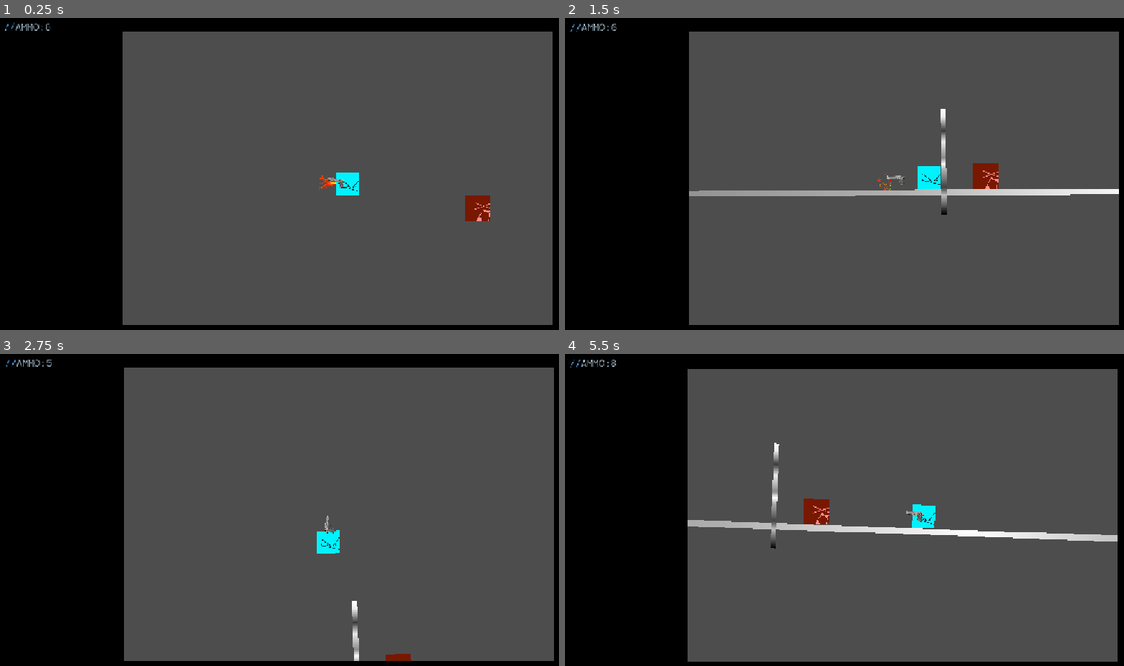
Above: before the commit, frames 1-4 (two rows, left to right).
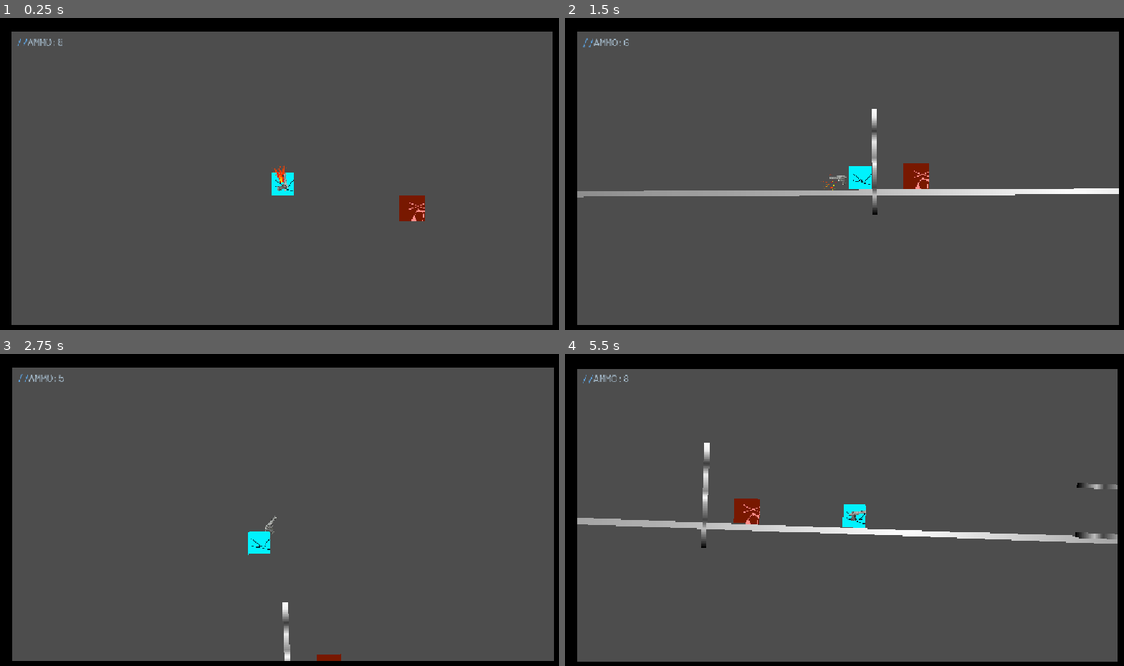
Above: after the commit, the same moments.

Repository: MemeCake789/RETCON
Game: Godot game, scene res://Scenes/root.tscn
The game is run twice, just before and just after one commit, with the same random seed, the same clock (stepped at 60 frames per second) and the same inputs.
Inputs (mouse positions are in pixels of both pictures, inside the frame that each line leads up to):
- Up to frame 1 (0.25 s): no input
- Up to frame 2 (1.5 s): move the mouse to (973, 161) at 0.52 s; press the mouse at (973, 161) at 0.53 s; hold D (Move_Right) from 0.53 s (still down); tap W (Jump) at 0.77 s; move the mouse to (732, 195) at 1.27 s; release the mouse at (732, 195) at 1.28 s; click (732, 195) at 1.35 s
- Up to frame 3 (2.75 s): tap W (Jump) at 1.52 s; move the mouse to (340, 444) at 2.02 s; release D (Move_Right) at 2.03 s; press the mouse at (340, 444) at 2.03 s; hold Left (Move_Left) from 2.03 s (still down)
- Up to frame 4 (5.5 s): move the mouse to (816, 578) at 2.77 s; release Left (Move_Left) at 2.78 s; release the mouse at (816, 578) at 2.78 s; hold D (Move_Right) 2.78-4.28 s; click (816, 578) at 2.85 s; tap W (Jump) at 3.02, 3.77, 4.52 s; move the mouse to (1017, 563) at 3.52 s; press the mouse at (1017, 563) at 3.53 s; tap R (Reload) at 4.15 s; move the mouse to (676, 466) at 4.27 s; release the mouse at (676, 466) at 4.28 s; hold Left (Move_Left) 4.28-5.03 s; click (676, 466) at 4.35 s; tap 1 (Inventory_01, bound only after the commit) at 4.9 s; move the mouse to (878, 513) at 5.02 s; press the mouse at (878, 513) at 5.03 s; hold D (Move_Right) from 5.03 s (still down)

The runs differ from the first frame. In frame 1, 20% of the frame differs, in the area x 0-88%, y 1-99%; in frame 2, 21%; in frame 3, 20%; in frame 4, 22%, in the area x 0-99%, y 1-99%.

Commit message:
Inventory slots

Diff:
--- /dev/null
+++ b/Scenes/InventoryUI.tscn
@@ -0,0 +1,72 @@
+[gd_scene load_steps=5 format=3 uid="uid://cy1hqx8d3bd7x"]
+
+[ext_resource type="Script" path="res://Scripts/InventoryUI.gd" id="1_wly8d"]
+[ext_resource type="StyleBox" uid="uid://bpicell272e2y" path="res://Scenes/UI/slot_normal.tres" id="2_c4j8s"]
+
+[sub_resource type="StyleBoxEmpty" id="StyleBoxEmpty_m8k1n"]
+
+[node name="InventoryUI" type="CanvasLayer"]
+script = ExtResource("1_wly8d")
+
+[node name="MarginContainer" type="MarginContainer" parent="."]
+anchors_preset = 7
+anchor_left = 0.5
+anchor_top = 1.0
+anchor_right = 0.5
+anchor_bottom = 1.0
+offset_left = -100.0
+offset_top = -80.0
+offset_right = 100.0
+offset_bottom = -20.0
+grow_horizontal = 2
+grow_vertical = 0
+
+[node name="HBoxContainer" type="HBoxContainer" parent="MarginContainer"]
+layout_mode = 2
+size_flags_horizontal = 4
+theme_override_constants/separation = 10
+
+[node name="Slot1" type="Panel" parent="MarginContainer/HBoxContainer"]
+custom_minimum_size = Vector2(60, 60)
+layout_mode = 2
+theme_override_styles/panel = ExtResource("2_c4j8s")
+
+[node name="TextureRect" type="TextureRect" parent="MarginContainer/HBoxContainer/Slot1"]
+layout_mode = 1
+anchors_preset = 15
+anchor_right = 1.0
+anchor_bottom = 1.0
+grow_horizontal = 2
+grow_vertical = 2
+expand_mode = 1
+stretch_mode = 5
+
+[node name="Slot2" type="Panel" parent="MarginContainer/HBoxContainer"]
+custom_minimum_size = Vector2(60, 60)
+layout_mode = 2
+theme_override_styles/panel = ExtResource("2_c4j8s")
+
+[node name="TextureRect" type="TextureRect" parent="MarginContainer/HBoxContainer/Slot2"]
+layout_mode = 1
+anchors_preset = 15
+anchor_right = 1.0
+anchor_bottom = 1.0
+grow_horizontal = 2
+grow_vertical = 2
+expand_mode = 1
+stretch_mode = 5
+
+[node name="Slot3" type="Panel" parent="MarginContainer/HBoxContainer"]
+custom_minimum_size = Vector2(60, 60)
+layout_mode = 2
+theme_override_styles/panel = ExtResource("2_c4j8s")
+
+[node name="TextureRect" type="TextureRect" parent="MarginContainer/HBoxContainer/Slot3"]
+layout_mode = 1
+anchors_preset = 15
+anchor_right = 1.0
+anchor_bottom = 1.0
+grow_horizontal = 2
+grow_vertical = 2
+expand_mode = 1
+stretch_mode = 5
--- /dev/null
+++ b/Scenes/UI/slot_normal.tres
@@ -0,0 +1,13 @@
+[gd_resource type="StyleBoxFlat" format=3 uid="uid://bpicell272e2y"]
+
+[resource]
+bg_color = Color(0.1, 0.1, 0.1, 0.8)
+border_width_left = 2
+border_width_top = 2
+border_width_right = 2
+border_width_bottom = 2
+border_color = Color(0.3, 0.3, 0.3, 1)
+corner_radius_top_left = 5
+corner_radius_top_right = 5
+corner_radius_bottom_right = 5
+corner_radius_bottom_left = 5
--- /dev/null
+++ b/Scenes/UI/slot_selected.tres
@@ -0,0 +1,13 @@
+[gd_resource type="StyleBoxFlat" format=3 uid="uid://c6f2w2f2w2f2w"]
+
+[resource]
+bg_color = Color(0.1, 0.1, 0.1, 0.8)
+border_width_left = 3
+border_width_top = 3
+border_width_right = 3
+border_width_bottom = 3
+border_color = Color(1, 1, 1, 1)
+corner_radius_top_left = 5
+corner_radius_top_right = 5
+corner_radius_bottom_right = 5
+corner_radius_bottom_left = 5
--- /dev/null
+++ b/Scenes/Weapon/AK-47/AK47.gd
@@ -0,0 +1,41 @@
+extends GunBehavior
+
+const FIRE_RATE			= 0.1  # Time between shots in seconds (600 RPM)
+
+var fire_timer: float = 0.0
+
+
+func _ready() -> void:
+	# damage = 50.0
+	# recoil_offset = Vector2(-35, 0)
+	# rotation_speed = 0.5
+	mag_size = 8
+
+	current_ammo = mag_size
+	total_ammo = 40
+
+
+
+func _process(_delta: float) -> void:
+
+	UpdateGunVisuals(get_global_mouse_position())
+
+	# Decrease fire timer
+	if fire_timer > 0:
+		fire_timer -= _delta
+
+	# Automatic firing while holding shoot button
+	if Input.is_action_pressed("Shoot") and fire_timer <= 0:
+		shoot()
+		fire_timer = FIRE_RATE
+
+	if Input.is_action_just_pressed("Reload"):
+		reload()
+
+
+func shoot() -> void:
+	PerformShoot()
+
+
+func reload() -> void:
+	PerformReload()
--- /dev/null
+++ b/Scenes/Weapon/AK-47/AK47.tres
@@ -0,0 +1,9 @@
+[gd_resource type="Resource" script_class="GunData" load_steps=2 format=3 uid="uid://djlt1k5sbgbja"]
+
+[ext_resource type="Script" uid="uid://cwxhmeu736oma" path="res://Scripts/GunData.gd" id="1_1iwqx"]
+
+[resource]
+script = ExtResource("1_1iwqx")
+current_ammo = 25
+max_ammo = 25
+damage = 50.0
--- /dev/null
+++ b/Scenes/Weapon/AK-47/AK47.tscn
@@ -0,0 +1,121 @@
+[gd_scene load_steps=9 format=3 uid="uid://b3w5vwrmx2cwi"]
+
+[ext_resource type="Script" uid="uid://dgfwtdddabe17" path="res://Scenes/Weapon/AK-47/AK47.gd" id="1_fedru"]
+[ext_resource type="Texture2D" uid="uid://ynkcm2ppo741" path="res://Assets/basic_gun_flash.png" id="2_8d20p"]
+[ext_resource type="Resource" uid="uid://djlt1k5sbgbja" path="res://Scenes/Weapon/AK-47/AK47.tres" id="2_8mwuv"]
+[ext_resource type="Texture2D" uid="uid://cu06xdv8dpy8j" path="res://Scenes/Weapon/AK-47/Ak47.png" id="3_2grw7"]
+
+[sub_resource type="Animation" id="Animation_r3lo5"]
+length = 0.001
+tracks/0/type = "value"
+tracks/0/imported = false
+tracks/0/enabled = true
+tracks/0/path = NodePath("Gun_Flash:frame")
+tracks/0/interp = 1
+tracks/0/loop_wrap = true
+tracks/0/keys = {
+"times": PackedFloat32Array(0),
+"transitions": PackedFloat32Array(1),
+"update": 1,
+"values": [0]
+}
+tracks/1/type = "value"
+tracks/1/imported = false
+tracks/1/enabled = true
+tracks/1/path = NodePath("Gun_Flash:visible")
+tracks/1/interp = 1
+tracks/1/loop_wrap = true
+tracks/1/keys = {
+"times": PackedFloat32Array(0),
+"transitions": PackedFloat32Array(1),
+"update": 1,
+"values": [true]
+}
+tracks/2/type = "value"
+tracks/2/imported = false
+tracks/2/enabled = true
+tracks/2/path = NodePath("GunSprite:rotation")
+tracks/2/interp = 1
+tracks/2/loop_wrap = true
+tracks/2/keys = {
+"times": PackedFloat32Array(0),
+"transitions": PackedFloat32Array(1),
+"update": 0,
+"values": [0.0]
+}
+
+[sub_resource type="Animation" id="Animation_dun2r"]
+resource_name = "gun_flash"
+tracks/0/type = "value"
+tracks/0/imported = false
+tracks/0/enabled = true
+tracks/0/path = NodePath("Gun_Flash:frame")
+tracks/0/interp = 1
+tracks/0/loop_wrap = true
+tracks/0/keys = {
+"times": PackedFloat32Array(0, 0.02, 0.04, 0.06),
+"transitions": PackedFloat32Array(1, 1, 1, 1),
+"update": 1,
+"values": [0, 1, 2, 3]
+}
+tracks/1/type = "value"
+tracks/1/imported = false
+tracks/1/enabled = true
+tracks/1/path = NodePath("Gun_Flash:visible")
+tracks/1/interp = 1
+tracks/1/loop_wrap = true
+tracks/1/keys = {
+"times": PackedFloat32Array(0, 0.166667),
+"transitions": PackedFloat32Array(1, 1),
+"update": 1,
+"values": [true, false]
+}
+
+[sub_resource type="Animation" id="Animation_a6f85"]
+resource_name = "reload"
+tracks/0/type = "value"
+tracks/0/imported = false
+tracks/0/enabled = true
+tracks/0/path = NodePath("GunSprite:rotation")
+tracks/0/interp = 2
+tracks/0/loop_wrap = true
+tracks/0/keys = {
+"times": PackedFloat32Array(0, 1),
+"transitions": PackedFloat32Array(0.35, 1),
+"update": 0,
+"values": [0.0, 6.2831855]
+}
+
+[sub_resource type="AnimationLibrary" id="AnimationLibrary_qtxxq"]
+_data = {
+&"RESET": SubResource("Animation_r3lo5"),
+&"gun_flash": SubResource("Animation_dun2r"),
+&"reload": SubResource("Animation_a6f85")
+}
+
+[node name="AK47" type="Node2D"]
+script = ExtResource("1_fedru")
+gun_data = ExtResource("2_8mwuv")
+
+[node name="Gun_Flash" type="Sprite2D" parent="."]
+position = Vector2(61.12395, -5.94524)
+scale = Vector2(0.34500003, 0.34500003)
+texture = ExtResource("2_8d20p")
+offset = Vector2(51.812622, -1.8660126)
+hframes = 4
+
+[node name="RayCast2D" type="RayCast2D" parent="."]
+unique_name_in_owner = true
+position = Vector2(62.224503, -6.5890217)
+scale = Vector2(0.03, 0.03)
+target_position = Vector2(20000, -17.183)
+
+[node name="AnimationPlayer" type="AnimationPlayer" parent="."]
+libraries = {
+&"": SubResource("AnimationLibrary_qtxxq")
+}
+
+[node name="GunSprite" type="Sprite2D" parent="."]
+position = Vector2(22, -1)
+scale = Vector2(0.06784015, 0.06784016)
+texture = ExtResource("3_2grw7")
--- /dev/null
+++ b/Scenes/Weapon/Deagle/Deagle.tres
@@ -0,0 +1,9 @@
+[gd_resource type="Resource" script_class="GunData" load_steps=2 format=3 uid="uid://bsexbf8v03khp"]
+
+[ext_resource type="Script" uid="uid://cwxhmeu736oma" path="res://Scripts/GunData.gd" id="1_4xf34"]
+
+[resource]
+script = ExtResource("1_4xf34")
+current_ammo = 8
+max_ammo = 8
+damage = 20.0
--- /dev/null
+++ b/Scenes/Weapon/Deagle/deagle.tscn
@@ -0,0 +1,121 @@
+[gd_scene load_steps=9 format=3 uid="uid://b1vtax7v2vspk"]
+
+[ext_resource type="Script" uid="uid://bayjss82pbpyw" path="res://Scenes/Weapon/Deagle/Deagle.gd" id="1_5et70"]
+[ext_resource type="Texture2D" uid="uid://ynkcm2ppo741" path="res://Assets/basic_gun_flash.png" id="2_1kusj"]
+[ext_resource type="Resource" uid="uid://bsexbf8v03khp" path="res://Scenes/Weapon/Deagle/Deagle.tres" id="2_dokd0"]
+[ext_resource type="Texture2D" uid="uid://bbp27wyacj15g" path="res://Scenes/Weapon/Deagle/Deagle.webp" id="3_cttvi"]
+
+[sub_resource type="Animation" id="Animation_r3lo5"]
+length = 0.001
+tracks/0/type = "value"
+tracks/0/imported = false
+tracks/0/enabled = true
+tracks/0/path = NodePath("Gun_Flash:frame")
+tracks/0/interp = 1
+tracks/0/loop_wrap = true
+tracks/0/keys = {
+"times": PackedFloat32Array(0),
+"transitions": PackedFloat32Array(1),
+"update": 1,
+"values": [0]
+}
+tracks/1/type = "value"
+tracks/1/imported = false
+tracks/1/enabled = true
+tracks/1/path = NodePath("Gun_Flash:visible")
+tracks/1/interp = 1
+tracks/1/loop_wrap = true
+tracks/1/keys = {
+"times": PackedFloat32Array(0),
+"transitions": PackedFloat32Array(1),
+"update": 1,
+"values": [true]
+}
+tracks/2/type = "value"
+tracks/2/imported = false
+tracks/2/enabled = true
+tracks/2/path = NodePath("GunSprite:rotation")
+tracks/2/interp = 1
+tracks/2/loop_wrap = true
+tracks/2/keys = {
+"times": PackedFloat32Array(0),
+"transitions": PackedFloat32Array(1),
+"update": 0,
+"values": [0.0]
+}
+
+[sub_resource type="Animation" id="Animation_dun2r"]
+resource_name = "gun_flash"
+tracks/0/type = "value"
+tracks/0/imported = false
+tracks/0/enabled = true
+tracks/0/path = NodePath("Gun_Flash:frame")
+tracks/0/interp = 1
+tracks/0/loop_wrap = true
+tracks/0/keys = {
+"times": PackedFloat32Array(0, 0.02, 0.04, 0.06),
+"transitions": PackedFloat32Array(1, 1, 1, 1),
+"update": 1,
+"values": [0, 1, 2, 3]
+}
+tracks/1/type = "value"
+tracks/1/imported = false
+tracks/1/enabled = true
+tracks/1/path = NodePath("Gun_Flash:visible")
+tracks/1/interp = 1
+tracks/1/loop_wrap = true
+tracks/1/keys = {
+"times": PackedFloat32Array(0, 0.166667),
+"transitions": PackedFloat32Array(1, 1),
+"update": 1,
+"values": [true, false]
+}
+
+[sub_resource type="Animation" id="Animation_a6f85"]
+resource_name = "reload"
+tracks/0/type = "value"
+tracks/0/imported = false
+tracks/0/enabled = true
+tracks/0/path = NodePath("GunSprite:rotation")
+tracks/0/interp = 2
+tracks/0/loop_wrap = true
+tracks/0/keys = {
+"times": PackedFloat32Array(0, 1),
+"transitions": PackedFloat32Array(0.35, 1),
+"update": 0,
+"values": [0.0, 6.2831855]
+}
+
+[sub_resource type="AnimationLibrary" id="AnimationLibrary_qtxxq"]
+_data = {
+&"RESET": SubResource("Animation_r3lo5"),
+&"gun_flash": SubResource("Animation_dun2r"),
+&"reload": SubResource("Animation_a6f85")
+}
+
+[node name="Deagle" type="Node2D"]
+script = ExtResource("1_5et70")
+gun_data = ExtResource("2_dokd0")
+
+[node name="Gun_Flash" type="Sprite2D" parent="."]
+position = Vector2(61.12395, -5.94524)
+scale = Vector2(0.34500003, 0.34500003)
+texture = ExtResource("2_1kusj")
+offset = Vector2(51.812622, -1.8660126)
+hframes = 4
+
+[node name="RayCast2D" type="RayCast2D" parent="."]
+unique_name_in_owner = true
+position = Vector2(62.224503, -6.5890217)
+scale = Vector2(0.03, 0.03)
+target_position = Vector2(20000, -17.183)
+
+[node name="AnimationPlayer" type="AnimationPlayer" parent="."]
+libraries = {
+&"": SubResource("AnimationLibrary_qtxxq")
+}
+
+[node name="GunSprite" type="Sprite2D" parent="."]
+position = Vector2(44.649994, 0.40799904)
+scale = Vector2(0.03, 0.03)
+texture = ExtResource("3_cttvi")
--- a/Scenes/game.tscn
+++ b/Scenes/game.tscn
@@ -1,11 +1,11 @@
-[gd_scene load_steps=22 format=3 uid="uid://bp753pwdd5xvr"]
+[gd_scene load_steps=18 format=3 uid="uid://bp753pwdd5xvr"]
 
 [ext_resource type="Script" uid="uid://2u8jtq11umd0" path="res://Scripts/PlayerController.gd" id="1_v158k"]
 [ext_resource type="Texture2D" uid="uid://8kvudqemtd4e" path="res://Assets/cyan.jpg" id="2_h4fw4"]
 [ext_resource type="Script" uid="uid://c7it2dcggmk3i" path="res://Scripts/CameraController.gd" id="3_ldgsr"]
-[ext_resource type="Script" uid="uid://bayjss82pbpyw" path="res://Scripts/Deagle.gd" id="4_o5yvi"]
-[ext_resource type="Texture2D" uid="uid://ynkcm2ppo741" path="res://Assets/basic_gun_flash.png" id="5_rku1e"]
-[ext_resource type="Texture2D" uid="uid://bbp27wyacj15g" path="res://Assets/Deagle.webp" id="6_rfjv2"]
+[ext_resource type="PackedScene" uid="uid://b3w5vwrmx2cwi" path="res://Scenes/Weapon/AK-47/AK47.tscn" id="4_i6g32"]
+[ext_resource type="Script" uid="uid://c4b4nbdra4kar" path="res://Scripts/Inventory.gd" id="5_v158k"]
+[ext_resource type="PackedScene" uid="uid://b1vtax7v2vspk" path="res://Scenes/Weapon/Deagle/deagle.tscn" id="6_h4fw4"]
 [ext_resource type="Script" uid="uid://bvd8dcadqus1b" path="res://Scripts/Enemy.gd" id="7_1phco"]
 [ext_resource type="Texture2D" uid="uid://dbc45gdleuai1" path="res://Assets/red.jpg" id="8_nb51f"]
 
@@ -25,94 +25,6 @@
 
 [sub_resource type="RectangleShape2D" id="RectangleShape2D_ewbju"]
 size = Vector2(46, 46)
-
-[sub_resource type="Animation" id="Animation_r3lo5"]
-length = 0.001
-tracks/0/type = "value"
-tracks/0/imported = false
-tracks/0/enabled = true
-tracks/0/path = NodePath("Gun_Flash:frame")
-tracks/0/interp = 1
-tracks/0/loop_wrap = true
-tracks/0/keys = {
-"times": PackedFloat32Array(0),
-"transitions": PackedFloat32Array(1),
-"update": 1,
-"values": [0]
-}
-tracks/1/type = "value"
-tracks/1/imported = false
-tracks/1/enabled = true
-tracks/1/path = NodePath("Gun_Flash:visible")
-tracks/1/interp = 1
-tracks/1/loop_wrap = true
-tracks/1/keys = {
-"times": PackedFloat32Array(0),
-"transitions": PackedFloat32Array(1),
-"update": 1,
-"values": [true]
-}
-tracks/2/type = "value"
-tracks/2/imported = false
-tracks/2/enabled = true
-tracks/2/path = NodePath("GunSprite:rotation")
-tracks/2/interp = 1
-tracks/2/loop_wrap = true
-tracks/2/keys = {
-"times": PackedFloat32Array(0),
-"transitions": PackedFloat32Array(1),
-"update": 0,
-"values": [0.0]
-}
-
-[sub_resource type="Animation" id="Animation_dun2r"]
-resource_name = "gun_flash"
-tracks/0/type = "value"
-tracks/0/imported = false
-tracks/0/enabled = true
-tracks/0/path = NodePath("Gun_Flash:frame")
-tracks/0/interp = 1
-tracks/0/loop_wrap = true
-tracks/0/keys = {
-"times": PackedFloat32Array(0, 0.02, 0.04, 0.06),
-"transitions": PackedFloat32Array(1, 1, 1, 1),
-"update": 1,
-"values": [0, 1, 2, 3]
-}
-tracks/1/type = "value"
-tracks/1/imported = false
-tracks/1/enabled = true
-tracks/1/path = NodePath("Gun_Flash:visible")
-tracks/1/interp = 1
-tracks/1/loop_wrap = true
-tracks/1/keys = {
-"times": PackedFloat32Array(0, 0.166667),
-"transitions": PackedFloat32Array(1, 1),
-"update": 1,
-"values": [true, false]
-}
-
-[sub_resource type="Animation" id="Animation_a6f85"]
-resource_name = "reload"
-tracks/0/type = "value"
-tracks/0/imported = false
-tracks/0/enabled = true
-tracks/0/path = NodePath("GunSprite:rotation")
-tracks/0/interp = 2
-tracks/0/loop_wrap = true
-tracks/0/keys = {
-"times": PackedFloat32Array(0, 1),
-"transitions": PackedFloat32Array(0.35, 1),
-"update": 0,
-"values": [0.0, 6.2831855]
-}
-
-[sub_resource type="AnimationLibrary" id="AnimationLibrary_qtxxq"]
-_data = {
-&"RESET": SubResource("Animation_r3lo5"),
-&"gun_flash": SubResource("Animation_dun2r"),
-&"reload": SubResource("Animation_a6f85")
-}
 
 [sub_resource type="RectangleShape2D" id="RectangleShape2D_85qyi"]
 size = Vector2(20.323, 11.6863)
@@ -207,31 +119,9 @@
 position_smoothing_speed = 10.0
 script = ExtResource("3_ldgsr")
 
-[node name="Deagle" type="Node2D" parent="Player"]
-script = ExtResource("4_o5yvi")
-
-[node name="Gun_Flash" type="Sprite2D" parent="Player/Deagle"]
-position = Vector2(61.12395, -5.94524)
-scale = Vector2(0.34500003, 0.34500003)
-texture = ExtResource("5_rku1e")
-offset = Vector2(51.812622, -1.8660126)
-hframes = 4
-
-[node name="RayCast2D" type="RayCast2D" parent="Player/Deagle"]
-unique_name_in_owner = true
-position = Vector2(62.224503, -6.5890217)
-scale = Vector2(0.03, 0.03)
-target_position = Vector2(20000, -17.183)
-
-[node name="AnimationPlayer" type="AnimationPlayer" parent="Player/Deagle"]
-libraries = {
-&"": SubResource("AnimationLibrary_qtxxq")
-}
-
-[node name="GunSprite" type="Sprite2D" parent="Player/Deagle"]
-position = Vector2(44.649994, 0.40799904)
-scale = Vector2(0.03, 0.03)
-texture = ExtResource("6_rfjv2")
+[node name="Inventory" type="Node2D" parent="Player"]
+script = ExtResource("5_v158k")
+starting_item_scenes = Array[PackedScene]([ExtResource("6_h4fw4"), ExtResource("4_i6g32"), ExtResource("6_h4fw4")])
 
 [node name="Map" type="Node2D" parent="."]
 
--- a/Scenes/root.tscn
+++ b/Scenes/root.tscn
@@ -77,6 +77,29 @@
 offset_bottom = 705.0
 color = Color(0, 0, 0, 1)
 
+[node name="SubViewportContainer" type="SubViewportContainer" parent="."]
+anchors_preset = 6
+anchor_left = 1.0
+anchor_top = 0.5
+anchor_right = 1.0
+anchor_bottom = 0.5
+offset_left = -1119.0
+offset_top = -295.0
+offset_right = -32.0
+offset_bottom = 295.0
+grow_horizontal = 0
+grow_vertical = 2
+size_flags_horizontal = 6
+size_flags_vertical = 6
+stretch = true
+
+[node name="SubViewport" type="SubViewport" parent="SubViewportContainer"]
+handle_input_locally = false
+size = Vector2i(1087, 590)
+render_target_update_mode = 4
+
+[node name="root" parent="SubViewportContainer/SubViewport" instance=ExtResource("2_8pvmw")]
+
 [node name="Control" type="Control" parent="."]
 layout_mode = 3
 anchors_preset = 15
@@ -89,10 +112,10 @@
 modulate = Color(1.8247963, 1.8247963, 1.8247963, 1)
 layout_mode = 1
 anchors_preset = -1
-offset_left = 40.0
-offset_top = 6.0
-offset_right = 150.0
-offset_bottom = 33.0
+offset_left = 65.0
+offset_top = 37.0
+offset_right = 175.0
+offset_bottom = 64.0
 size_flags_horizontal = 4
 text = "AMMO:%s"
 label_settings = SubResource("LabelSettings_8fnbn")
@@ -101,33 +124,10 @@
 [node name="AMMO2" type="Label" parent="Control"]
 layout_mode = 1
 anchors_preset = -1
-offset_left = 17.0
-offset_top = 6.0
-offset_right = 43.0
-offset_bottom = 33.0
+offset_left = 42.0
+offset_top = 37.0
+offset_right = 68.0
+offset_bottom = 64.0
 size_flags_horizontal = 4
 text = "//"
 label_settings = SubResource("LabelSettings_qtxxq")
-
-[node name="SubViewportContainer" type="SubViewportContainer" parent="."]
-anchors_preset = 6
-anchor_left = 1.0
-anchor_top = 0.5
-anchor_right = 1.0
-anchor_bottom = 0.5
-offset_left = -896.0
-offset_top = -295.0
-offset_right = -32.0
-offset_bottom = 295.0
-grow_horizontal = 0
-grow_vertical = 2
-size_flags_horizontal = 6
-size_flags_vertical = 6
-stretch = true
-
-[node name="SubViewport" type="SubViewport" parent="SubViewportContainer"]
-handle_input_locally = false
-size = Vector2i(864, 590)
-render_target_update_mode = 4
-
-[node name="root" parent="SubViewportContainer/SubViewport" instance=ExtResource("2_8pvmw")]
--- a/Scripts/Inventory.gd
+++ b/Scripts/Inventory.gd
@@ -1,16 +1,44 @@
 extends Node
 
-# inventory system
-# there are three different slots
-# the user can press 'q' and 'e' to cycle
-# the inventory sets held to the current item
-# update ui & weapon held
+@export var starting_item_scenes: Array[PackedScene]
+
+var items: Array = []
+var current_slot: int = 0
 
 func _ready():
-    pass
+	items.resize(3)
 
-func _process(delta):
-    pass
+	for i in range(min(starting_item_scenes.size(), 3)):
+		var item_scene = starting_item_scenes[i]
+		if item_scene is PackedScene:
+			var new_item = item_scene.instantiate()
+			items[i] = new_item
+			add_child(new_item)
+			if i != current_slot:
+				new_item.hide()
+
+	if items[current_slot]:
+		items[current_slot].show()
+
+	RELAY.selected_slot_changed.emit.call_deferred(current_slot)
+
 
 func _input(event):
-    pass
+	if event.is_action_pressed("Inventory_01"):
+		_set_selected_slot(0)
+	elif event.is_action_pressed("Inventory_02"):
+		_set_selected_slot(1)
+	elif event.is_action_pressed("Inventory_03"):
+		_set_selected_slot(2)
+
+func _set_selected_slot(new_slot: int):
+	if new_slot >= 0 and new_slot < items.size() and new_slot != current_slot:
+		if items[current_slot] != null:
+			items[current_slot].hide()
+
+		current_slot = new_slot
+
+		if items[current_slot] != null:
+			items[current_slot].show()
+
+		RELAY.selected_slot_changed.emit(current_slot)
--- /dev/null
+++ b/Scripts/InventoryUI.gd
@@ -0,0 +1,28 @@
+extends CanvasLayer
+
+var STYLE_NORMAL = preload("res://Scenes/UI/slot_normal.tres")
+var STYLE_SELECTED = preload("res://Scenes/UI/slot_selected.tres")
+
+@onready var slots = [
+	$MarginContainer/HBoxContainer/Slot1,
+	$MarginContainer/HBoxContainer/Slot2,
+	$MarginContainer/HBoxContainer/Slot3
+]
+
+func _ready():
+	RELAY.selected_slot_changed.connect(_on_selected_slot_changed)
+
+func _on_selected_slot_changed(slot_index: int):
+	for i in range(slots.size()):
+		if i == slot_index:
+			slots[i].add_theme_stylebox_override("panel", STYLE_SELECTED)
+		else:
+			slots[i].add_theme_stylebox_override("panel", STYLE_NORMAL)
+
+func update_inventory_visuals(items: Array):
+	for i in range(slots.size()):
+		var texture_rect = slots[i].get_node("TextureRect")
+		if items[i] and items[i].has("texture"):
+			texture_rect.texture = items[i].texture
+		else:
+			texture_rect.texture = null
--- a/Scripts/MessageBus.gd
+++ b/Scripts/MessageBus.gd
@@ -1,3 +1,4 @@
 extends Node
 
 signal update_ammo_ui(new_ammo_value: int)
+signal selected_slot_changed(slot_index: int)
--- a/project.godot
+++ b/project.godot
@@ -63,6 +63,21 @@
 "events": [Object(InputEventKey,"resource_local_to_scene":false,"resource_name":"","device":-1,"window_id":0,"alt_press …(192 unchanged characters)…
 ]
 }
+Inventory_01={
+"deadzone": 0.2,
+"events": [Object(InputEventKey,"resource_local_to_scene":false,"resource_name":"","device":-1,"window_id":0,"alt_pressed":false,"shift_pressed":false,"ctrl_pressed":false,"meta_pressed":false,"pressed":false,"keycode":0,"physical_keycode":49,"key_label":0,"unicode":49,"location":0,"echo":false,"script":null)
+]
+}
+Inventory_02={
+"deadzone": 0.2,
+"events": [Object(InputEventKey,"resource_local_to_scene":false,"resource_name":"","device":-1,"window_id":0,"alt_pressed":false,"shift_pressed":false,"ctrl_pressed":false,"meta_pressed":false,"pressed":false,"keycode":0,"physical_keycode":50,"key_label":0,"unicode":50,"location":0,"echo":false,"script":null)
+]
+}
+Inventory_03={
+"deadzone": 0.2,
+"events": [Object(InputEventKey,"resource_local_to_scene":false,"resource_name":"","device":-1,"window_id":0,"alt_pressed":false,"shift_pressed":false,"ctrl_pressed":false,"meta_pressed":false,"pressed":false,"keycode":0,"physical_keycode":51,"key_label":0,"unicode":51,"location":0,"echo":false,"script":null)
+]
+}
 
 [rendering]
 
Not shown, added: Scenes/Weapon/AK-47/AK47.gd.uid
Binary file added: Scenes/Weapon/AK-47/Ak47.png
Not shown, changed: Scenes/Weapon/AK-47/Ak47.png.import
Renamed: Scripts/Deagle.gd.uid -> Scenes/Weapon/Deagle/Deagle.gd.uid
Renamed: Assets/Deagle.webp -> Scenes/Weapon/Deagle/Deagle.webp
Not shown, added: Scenes/Weapon/Deagle/Deagle.webp.import
Not shown, added: Scripts/InventoryUI.gd.uid
Not shown, added: todo.txt
Not shown, changed: GEMINI.md
Not shown, added: plan.md
